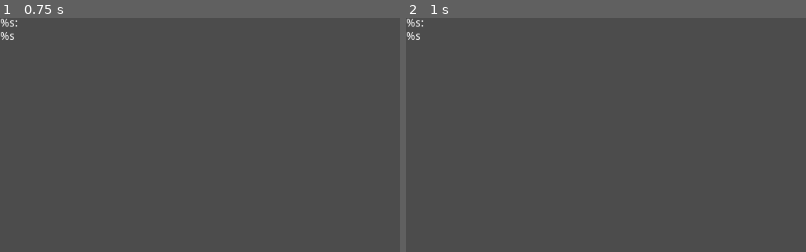
Above: before the commit, frames 1-2 (left to right).
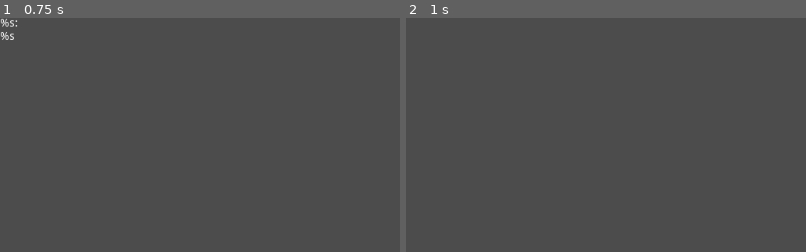
Above: after the commit, the same moments.

Repository: juliohq/node-sync-example
Game: Godot game, scene res://ui/Message.tscn
Same seed, same stepped clock (60 frames per second), same inputs: the game is played once before the commit and once after it. This scene is started directly instead of the project's main scene.
Inputs:
- Up to frame 1 (0.75 s): tap Enter at 0.5 s; hold D (RIGHT) from 0.53 s (still down)
- Up to frame 2 (1 s): keep holding D (RIGHT)
The pictures show only the part of the screen within x 0-50%, y 0-50%; the shares and areas given below are measured in that part.

Frame 1 is identical in both runs. In frame 2, 0.1% of the frame differs, in the area x 0-5%, y 0-10%.

Commit message:
Set messages to autofree

Diff:
--- a/ui/Message.tscn
+++ b/ui/Message.tscn
@@ -5,3 +5,8 @@
 margin_bottom = 14.0
 text = "%s: %s"
 autowrap = true
+
+[node name="AutoFree" type="Timer" parent="."]
+autostart = true
+
+[connection signal="timeout" from="AutoFree" to="." method="queue_free"]
